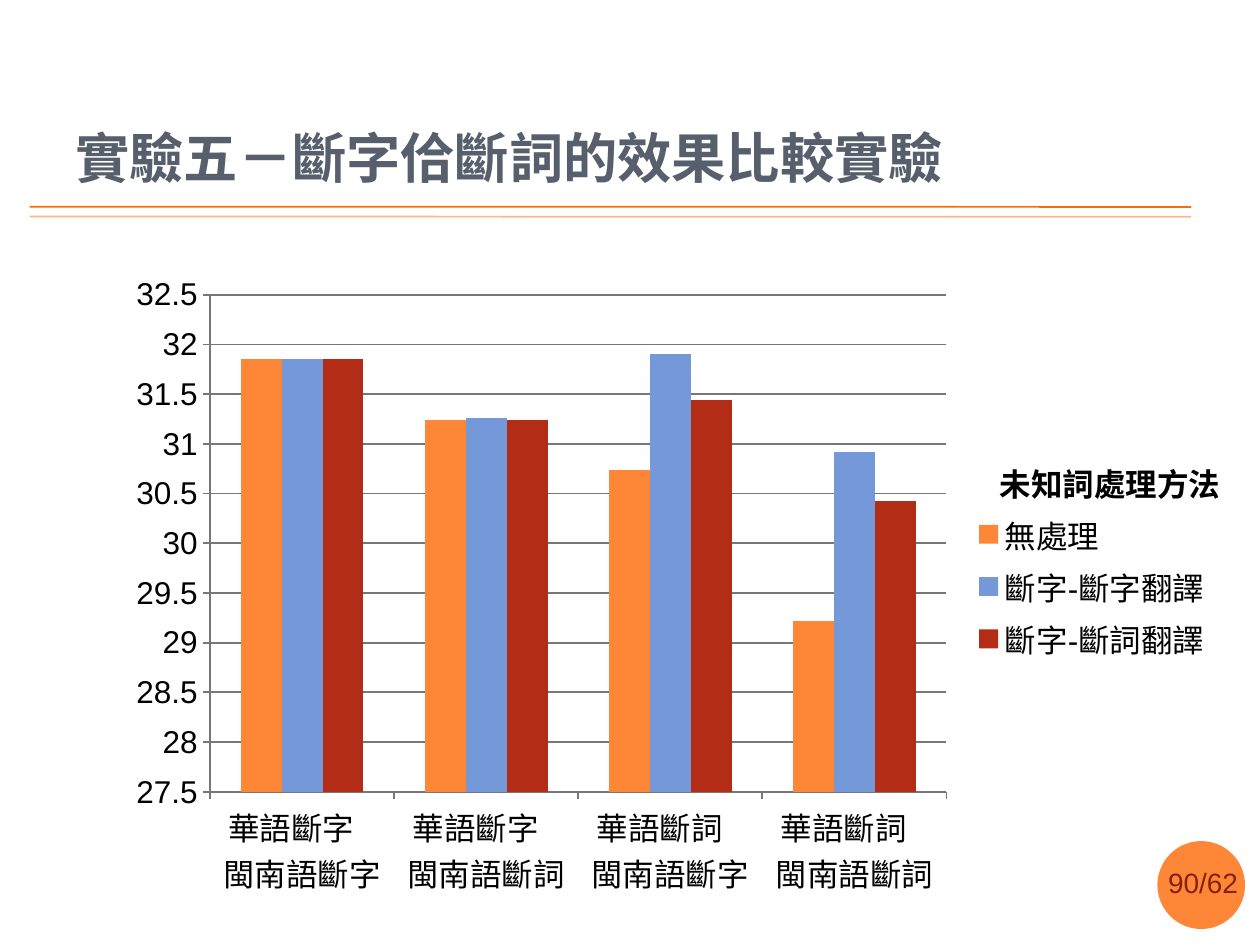
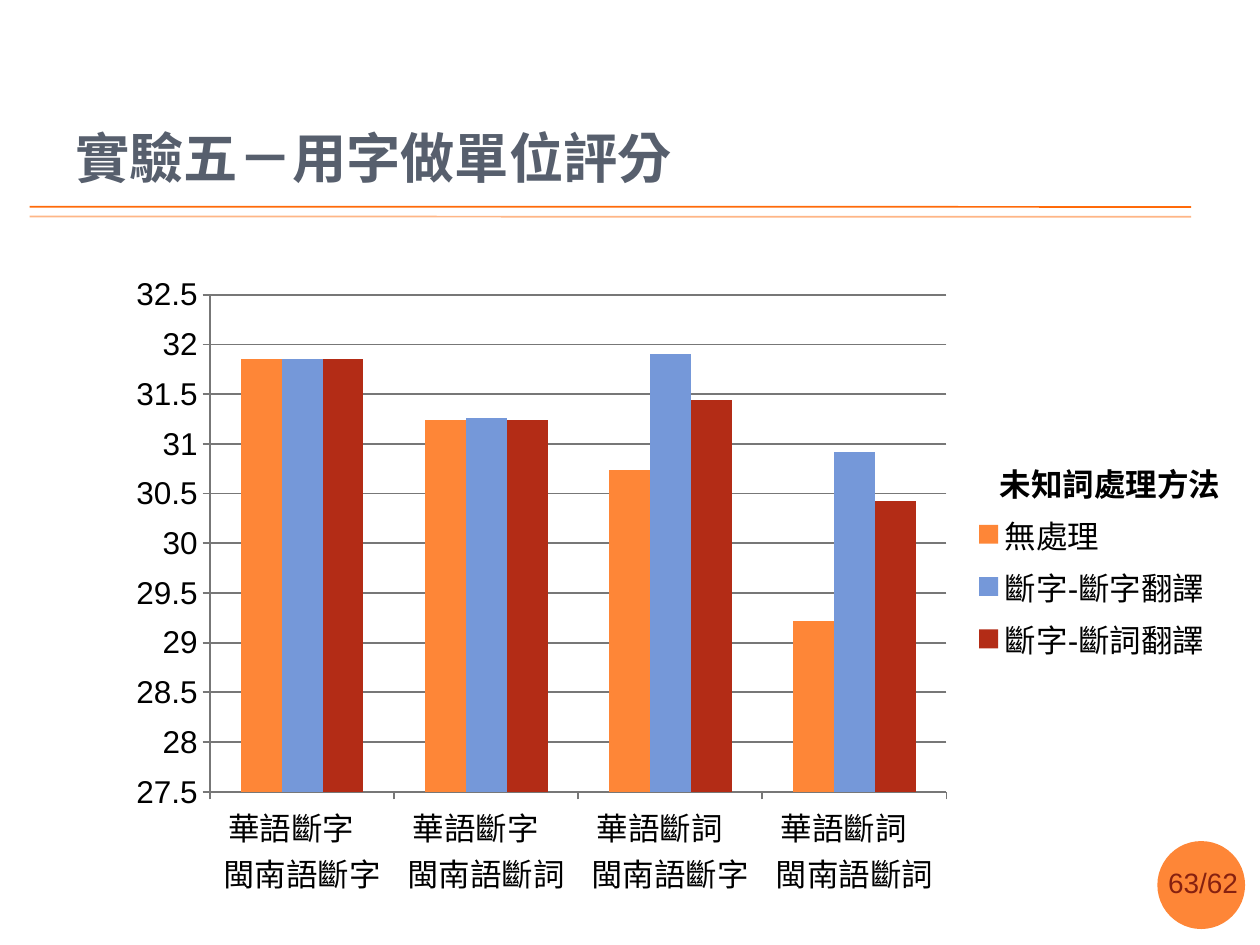
Before and after one commit to sih4sing5hong5/po3-ko3_tau5-iann2-phinn3, a slide deck: slide 63 of 翻譯報告.pptx (slide 90 before the commit). Drawn at 1260x945 pixels with LibreOffice and Linux fonts; fonts in the diff are those of the drawing; background and template pictures are left out. Boxes give left, top, right and bottom in pixels: in the first picture for what was removed or moved away, otherwise in the second. Text is boxed around its words. In the diff, an @@ line names an element or a change of style, - is before the commit and + after.

Commit message:
照曾老師的意見，改方法頁，佮加字做單位的實驗結果　丞宏

```diff
--- a/翻譯報告.pptx
+++ b/翻譯報告.pptx
@@ title at [75, 131, 671, 183]: text changed @@
-實驗五－斷字佮斷詞的效果比較實驗
+實驗五－用字做單位評分
@@ page number at [1168, 873, 1238, 893]: text changed @@
-90/62
+63/62
```
Also in this commit, not shown: 1 other slide changed.
